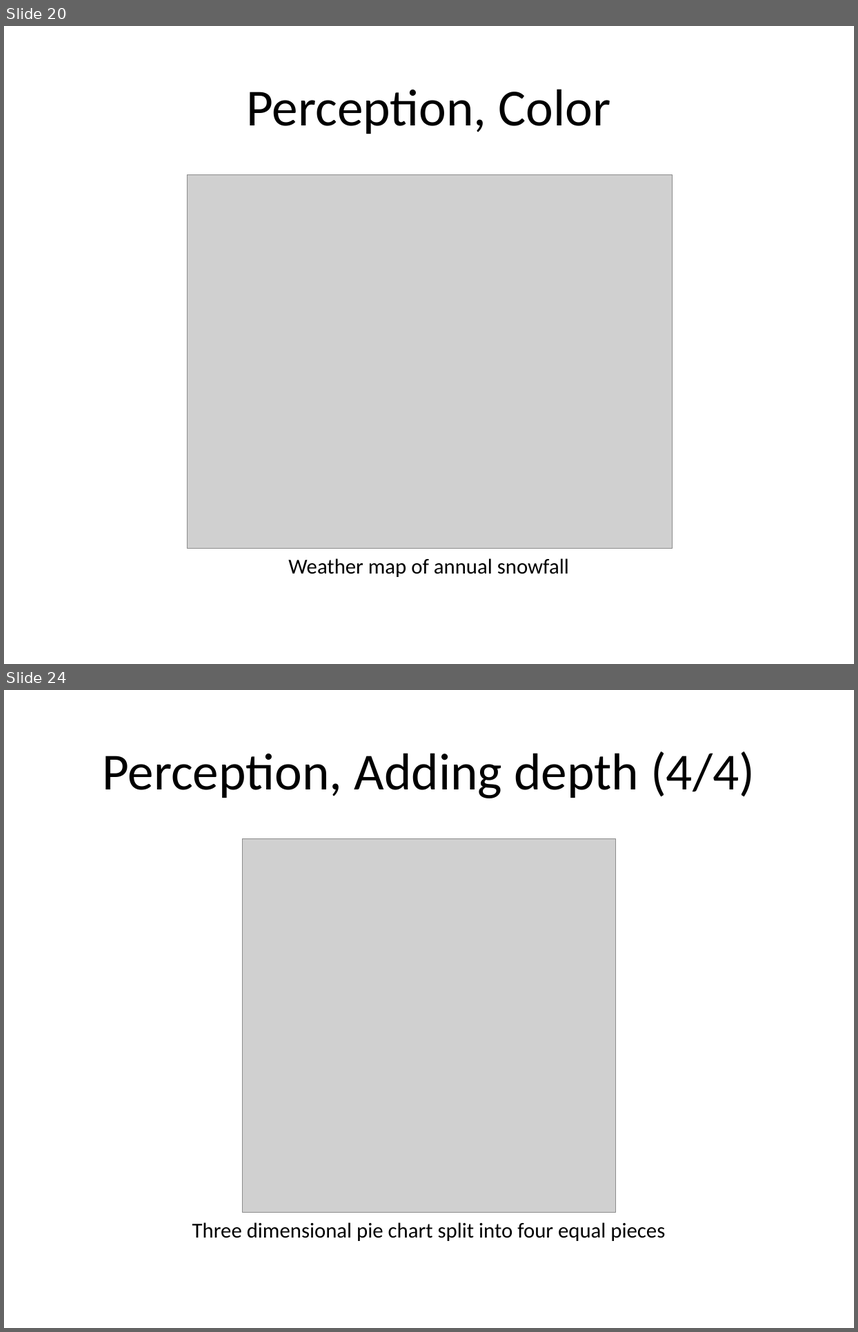
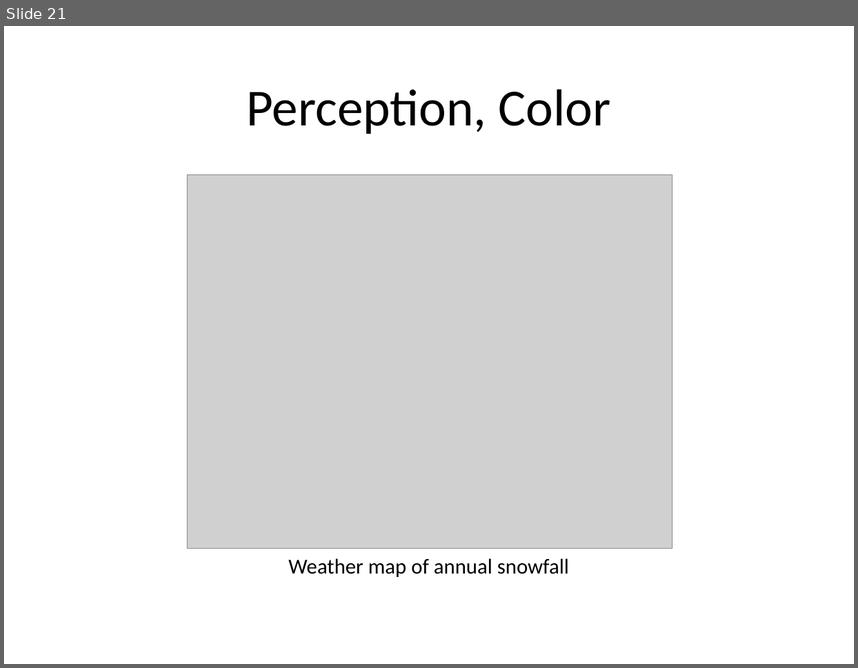
Before and after one commit to pmean/data-visualization, a slide deck: data-viz-02/component/tutorial-perception.pptx. Shown one above the other, each under a label of ours: slides 20 and 24 before the commit, slide 21 after it; the slides between them are not shown. The pictures are 858x1332 and 858x668 pixels, drawn with LibreOffice and Linux fonts; fonts in the diff are those of the drawing; grey boxes stand for pictures. Boxes give left, top, right and bottom in pixels: in the first picture for what was removed or moved away, otherwise in the second. Text is boxed around its words. In the diff, an @@ line names an element or a change of style, - is before the commit and + after.

Commit message:
Added summpary to perception tutorial in data-viz-02

```diff
--- a/data-viz-02/component/tutorial-perception.pptx
+++ b/data-viz-02/component/tutorial-perception.pptx
@@ slide 24 removed at (x1=4, y1=690, x2=854, y2=1328), background #FFFFFF @@
@@ title removed at (x1=102, y1=751, x2=755, y2=798) @@
-Perception, Adding depth (4/4)
@@ picture removed at (x1=243, y1=839, x2=616, y2=1212) @@
@@ text removed at (x1=192, y1=1222, x2=665, y2=1241) @@
-Three dimensional pie chart split into four equal pieces
@@ what was slide 20 is now slide 21 @@
```
Also in this commit, not shown: 5 slides changed, 1 slide added, 3 other slides removed, 2 other files.
